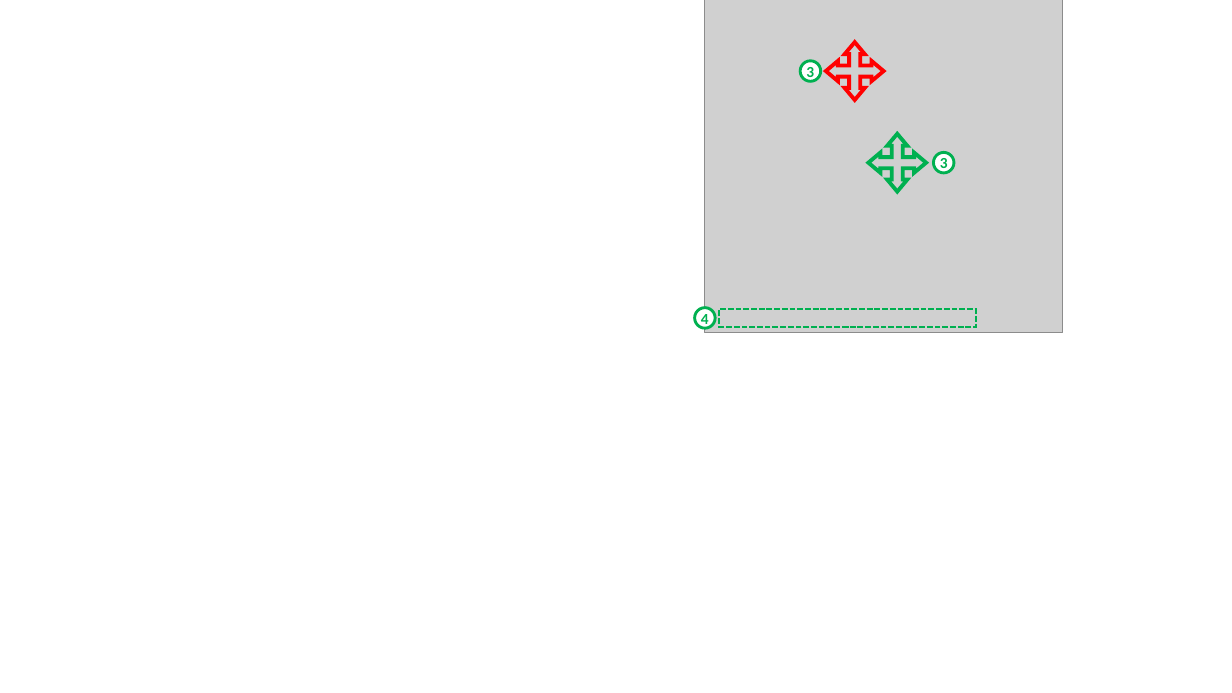
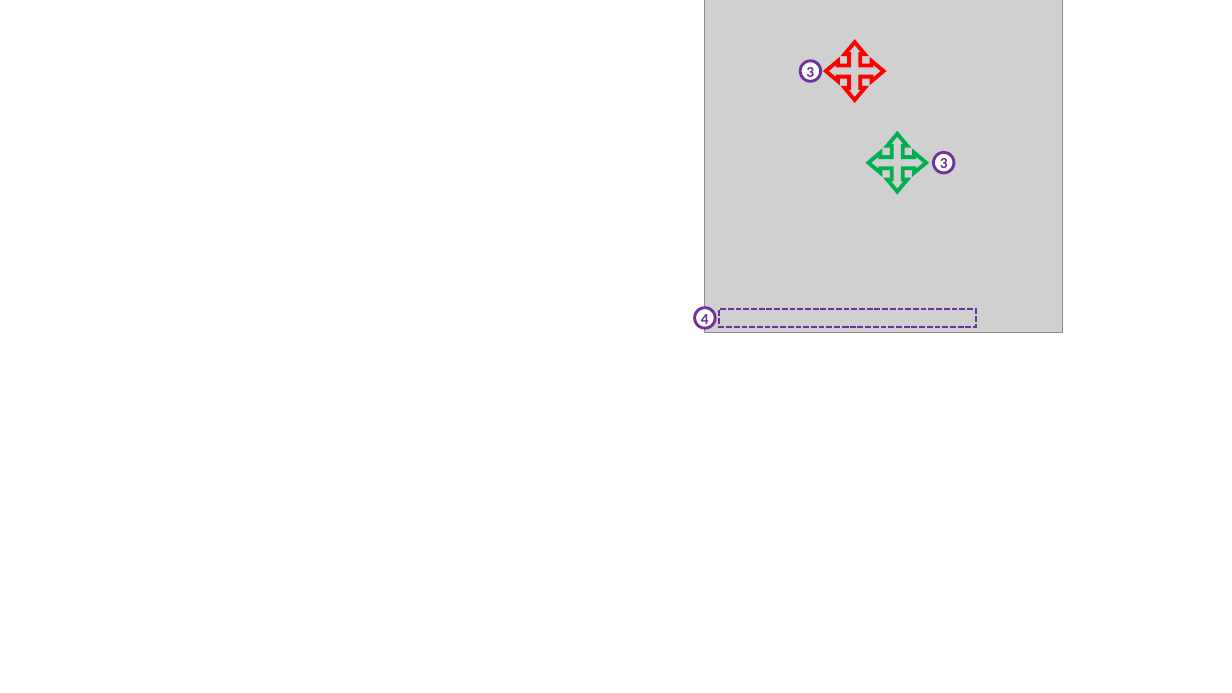
Before and after one commit to xpessoles/TP_Documents_PSI, a slide deck: slide 5 of 02_BrasBeta/Captures/Figures.pptx. Drawn at 1232x693 pixels with LibreOffice and Linux fonts; fonts in the diff are those of the drawing; grey boxes stand for pictures. Boxes give left, top, right and bottom in pixels: in the first picture for what was removed or moved away, otherwise in the second. Text is boxed around its words. In the diff, an @@ line names an element or a change of style, - is before the commit and + after.

```diff
--- a/02_BrasBeta/Captures/Figures.pptx
+++ b/02_BrasBeta/Captures/Figures.pptx
@@ text colour #00B050 to #7030A0; outline #00B050 2.25 pt to #7030A0 2.25 pt in 3 elements at <box>800,61,821,81</box>, <box>933,152,954,173</box>, <box>695,308,715,328</box> @@
@@ rectangle at <box>719,310,976,327</box>: outline #00B050 1.5 pt dashed to #7030A0 1.5 pt dashed @@
```
Also in this commit, not shown: 1 other slide changed, 2 slides added, 2 slides removed, 2 other files.
